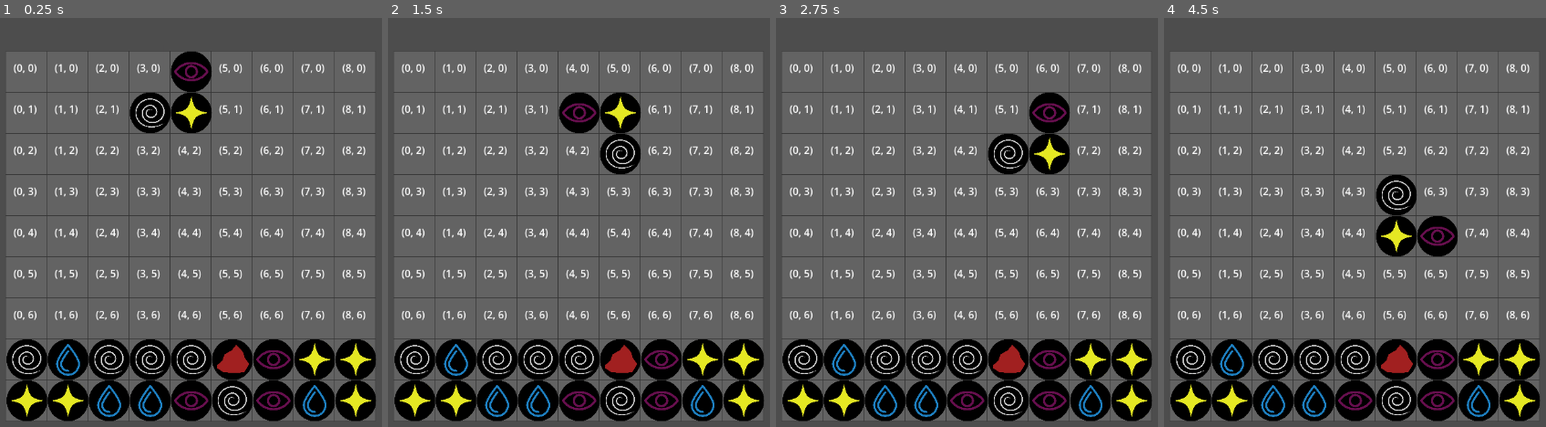
Above: before the commit, frames 1-4 (left to right).
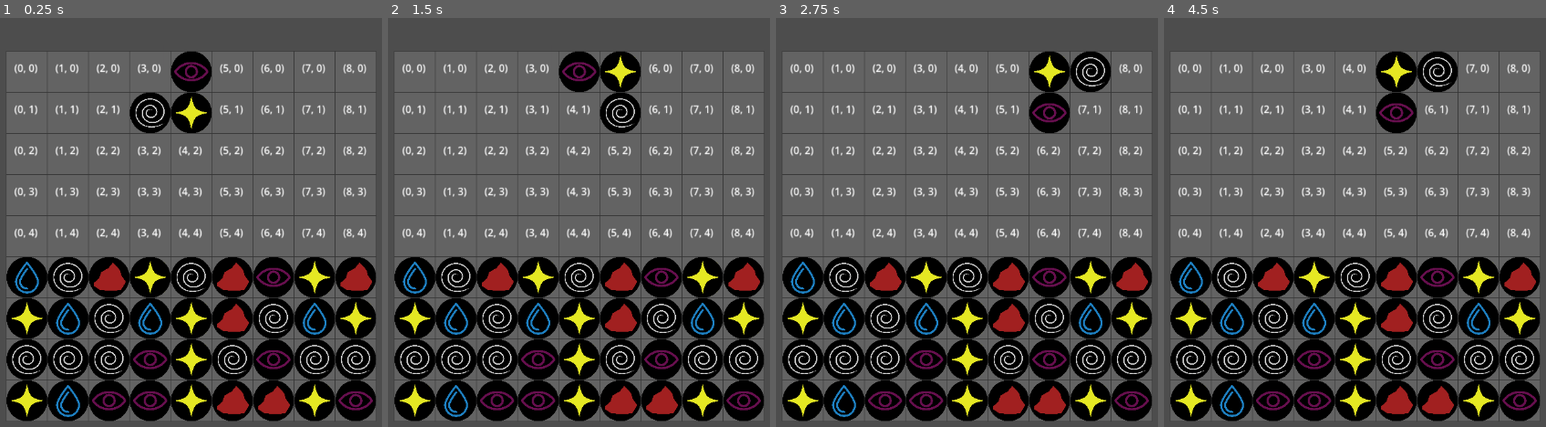
Above: after the commit, the same moments.

Repository: Jose-YP/PuzzlePrototype
Game: Godot game, scene res://Scenes/Main.tscn
Same seed, same stepped clock (60 frames per second), same inputs: the game is played once before the commit and once after it.
Inputs:
- Up to frame 1 (0.25 s): no input
- Up to frame 2 (1.5 s): tap Enter (ui_accept) at 0.5, 0.6, 0.77, 1.07, 1.35 s; hold Right (ui_right) 0.53-1.28 s; hold Down (ui_down) from 1.28 s (still down)
- Up to frame 3 (2.75 s): tap Enter (ui_accept) at 1.52, 1.82, 2.1 s; release Down (ui_down) at 2.03 s; hold Right (ui_right) from 2.03 s (still down)
- Up to frame 4 (4.5 s): tap Enter (ui_accept) at 2.75, 2.85, 3.02, 3.32, 3.6, 3.77, 4.07, 4.35 s; release Right (ui_right) at 2.78 s; hold Up (ui_up) 2.78-3.53 s; hold Left (ui_left) from 3.53 s (still down); tap Escape (ui_cancel) at 4.15 s

The runs differ from the first frame. In frame 1, 24% of the frame differs, in the area x 1-99%, y 8-99%; in frame 2, 28%; in frame 3, 27%; in frame 4, 29%.

Commit message:
Moved grid drawing to another node

Diff:
--- /dev/null
+++ b/Code/Constants/GridBackground.gd
@@ -0,0 +1,26 @@
+extends Node2D
+
+#GRID SIZE, DIMENTIONS, SPACE SIZE AND STARTING POSITIONS (CODE AND IN-GAME)
+@onready var Board = $"../.."
+@onready var rules = Board.rules
+
+#Grid needed an offset and .8 scale to counteract grid
+func _draw() -> void:
+	#Make the grid from origin to end
+	#-offset/2 leads to the top left of every tile
+	var drawOrigin = rules.origin - rules.offset/2
+	var boardRect: Rect2 = Rect2(drawOrigin,Vector2(rules.offset.x * rules.width,rules.offset.y * rules.height))
+	draw_rect(boardRect, Color(0.389, 0.389, 0.389))
+
+	for i in rules.width:
+		for j in rules.height:
+			var pos: Vector2 = Vector2(i,j)
+			var rectOrigin:Vector2 = Board.grid_to_pixel(pos) - rules.offset/2
+			var tileRect: Rect2 = Rect2(rectOrigin, rules.offset)
+
+			draw_rect(tileRect, Color(0.208, 0.208, 0.208, 0.706), false, 1.5)
+
+			#DEBUG DRAW
+			var debugPos: Vector2 = Board.grid_to_pixel(pos)
+			debugPos.x -= 20
+			draw_string(ThemeDB.fallback_font, debugPos, str(pos))
--- a/Code/Scenes/Board.gd
+++ b/Code/Scenes/Board.gd
@@ -5,21 +5,7 @@
 
 #EXPORT VARIABLES
 #GRID SIZE, DIMENTIONS, SPACE SIZE AND STARTING POSITIONS (CODE AND IN-GAME)
-@export_category("Grid")
-@export_range(6,15) var width: int = 9
-@export_range(6,15) var height: int = 9 #row 0, 1 and 2 are fail state rows
-@export var offset: Vector2 = Vector2(65,65)
-@export var origin: Vector2 = Vector2(200, 85)
-@export var start_pos: Vector2 = Vector2(4,1)
-@export_category("Process Constants")
-@export_range(0,2) var gravity: float = 1
-@export_range(0,1) var soft_drop: float = 1
-@export_range(0,3) var fail_rows: int = 2
-@export_group("Debug")
-@export var gravity_on: bool = false
-@export_range(0,9) var grid_fill: int = 4
-@export var column_fill: Vector2 = Vector2(3,4)
-@export var overhang_dimentions: Vector2 = Vector2(4,2)
+@export var rules: Rules
 
 #Variables
 var board: Array[Array]
@@ -30,8 +16,8 @@
 #______________________________
 func _ready() -> void:
 	#Make Timers function
-	$Timers/Gravity.set_wait_time(gravity)
-	$Timers/SoftDrop.set_wait_time(soft_drop)
+	$Timers/Gravity.set_wait_time(rules.gravity)
+	$Timers/SoftDrop.set_wait_time(rules.soft_drop)
 	$Timers/Grounded.set_paused(false)
 	$Timers/SoftDrop.set_paused(false)
 	$Timers/Gravity.set_paused(false)
@@ -44,43 +30,23 @@
 func make_grid() -> Array[Array]:
 	var array: Array[Array] = []
 
-	for i in width:
+	for i in rules.width:
 		array.append([])
-		for j in height:
+		for j in rules.height:
 			array[i].append(null)
 
 	return array
-
-func _draw() -> void:
-	#Make the grid from origin to end
-	#-offset/2 leads to the top left of every tile
-	var drawOrigin = origin - offset/2
-	var boardRect: Rect2 = Rect2(drawOrigin,Vector2(offset.x * width,offset.y * height))
-	draw_rect(boardRect, Color(0.389, 0.389, 0.389))
-
-	for i in width:
-		for j in height:
-			var pos: Vector2 = Vector2(i,j)
-			var rectOrigin:Vector2 = grid_to_pixel(pos) - offset/2
-			var tileRect: Rect2 = Rect2(rectOrigin, offset)
-
-			draw_rect(tileRect, Color(0.208, 0.208, 0.208, 0.706), false, 1.5)
-
-			#DEBUG DRAW
-			var debugPos: Vector2 = grid_to_pixel(pos)
-			debugPos.x -= 20
-			draw_string(ThemeDB.fallback_font, debugPos, str(pos))
 
 #Array order goes [anchor, clockwise, ccw]
 func spawn_piece() -> void:
 	currentPiece = fullPiece.instantiate()
 	$Grid.add_child(currentPiece)
-	currentPiece.gridPos[0] = start_pos
-
-	board[start_pos.x][start_pos.y] = currentPiece.pieces[0]
-	currentPiece.rot.global_position = grid_to_pixel(start_pos)
-
-	full_piece_rotation(start_pos)
+	currentPiece.gridPos[0] = rules.start_pos
+
+	board[rules.start_pos.x][rules.start_pos.y] = currentPiece.pieces[0]
+	currentPiece.rot.global_position = grid_to_pixel(rules.start_pos)
+
+	full_piece_rotation(rules.start_pos)
 	currentPiece.sync_position()
 
 #______________________________
@@ -128,11 +94,19 @@
 func move_piece(ammount, direction = "X") -> void:
 	for i in range(currentPiece.gridPos.size()):
 		var pos: Vector2 = currentPiece.gridPos[i]
-		board[pos.x][pos.y] = null
+		var check = board[pos.x][pos.y]
+		#Only clear own piece
+		if check == currentPiece.pieces[i]:
+			check = null
+
+		#move piece
 		if direction == "X":
 			pos.x += ammount
 		else:
 			pos.y += ammount
+
+		#Keep board pos.x.y since thats new location of piece
+		#Update visual and coded grid position
 		currentPiece.gridPos[i] = pos
 		board[pos.x][pos.y] = currentPiece.pieces[i]
 		currentPiece.positions[i].global_position = grid_to_pixel(pos)
@@ -178,15 +152,15 @@
 #______________________________
 #Turn computer positions into visual positions
 func grid_to_pixel(gridPos: Vector2) -> Vector2:
-	var Xnew: float = origin.x + offset.x * gridPos.x
-	var Ynew: float = origin.y + offset.y * gridPos.y
+	var Xnew: float = rules.origin.x + rules.offset.x * gridPos.x
+	var Ynew: float = rules.origin.y + rules.offset.y * gridPos.y
 
 	return Vector2(Xnew, Ynew)
 
 #Turn visual positions into computer positions
 func pixel_to_grid(piece) -> Vector2:
-	var Xnew: int = round((piece.global_position.x - origin.x) / offset.x)
-	var Ynew: int = round((piece.global_position.y - origin.y) / offset.y)
+	var Xnew: int = round((piece.global_position.x - rules.origin.x) / rules.offset.x)
+	var Ynew: int = round((piece.global_position.y - rules.origin.y) / rules.offset.y)
 
 	#print("Global: ",piece.global_position.x, " Start const: ", start_pos.x,
 	#"Global: ",piece.global_position.y, " Start const: ", start_pos.y)
@@ -219,22 +193,23 @@
 				if newPos.x - 1 < 0: return false
 				else: newPos.x -= 1
 			"Right":
-				if newPos.x + 1 > width - 1: return false
+				if newPos.x + 1 > rules.width - 1: return false
 				else: newPos.x += 1
 			"Down":
-				if newPos.y + 1 > height - 1: return false
+				if newPos.y + 1 > rules.height - 1:
+					print("Hit Floor")
+					return false
 				else: newPos.y += 1
 			"Up":
 				if newPos.y - 1 < 0: return false
 				else: newPos.y -= 1
 
 		var piece = board[newPos.x][newPos.y]
-		if piece != null:
-			print(piece)
-			print(piece.currentType, newPos, currentPiece.in_full_piece(piece))
-		else:
-			print(newPos, null, " bellow!")
+		print(piece)
 		if piece != null and not currentPiece.in_full_piece(piece):
+			display_board()
+			print("Found ", piece.currentType, " in ", newPos, " bellow ",
+			currentPiece.pieces[i].currentType, currentPiece.gridPos[i])
 			return false
 		else:
 			print(piece != null, not currentPiece.in_full_piece(piece))
@@ -255,14 +230,14 @@
 				return false
 		90.0:
 			if ((direction == "CCW" and pos.x - 1 < 0) or
-			(direction != "CCW" and pos.y + 1 > height - 1)):
+			(direction != "CCW" and pos.y + 1 > rules.height - 1)):
 				return false
 		180.0:
-			if ((direction == "CCW" and pos.y + 1 > height - 1)
-			or (direction != "CCW" and pos.x + 1 > width - 1)):
+			if ((direction == "CCW" and pos.y + 1 > rules.height - 1)
+			or (direction != "CCW" and pos.x + 1 > rules.width - 1)):
 				return false
 		270.0:
-			if ((direction == "CCW" and pos.x + 1 > width - 1)
+			if ((direction == "CCW" and pos.x + 1 > rules.width - 1)
 			or (direction != "CCW" and pos.y - 1 < 0)):
 				return false
 
@@ -278,12 +253,17 @@
 	pass # Replace with function body.
 
 func _on_gravity_timeout():
-	if gravity_on:
+	if rules.gravity_on:
 		if not can_move("Down"):
+			for i in range(currentPiece.pieces.size()):
+				var orgPos = find_piece(currentPiece.pieces[i])
+				board[orgPos.x][orgPos.y] = null
+				var pos = currentPiece.gridPos[i]
+				board[pos.x][pos.y] = currentPiece.pieces[i]
+			print("Placed at: ", currentPiece.gridPos)
 			currentPiece.currentState = currentPiece.STATE.PLACED
 			currentPiece = null
 			spawn_piece()
-			display_board()
 
 		else:
 			move_piece(1, "Y")
@@ -293,17 +273,17 @@
 #DEBUG
 #______________________________
 func fill_board() -> void:
-	for i in width:
-		for j in grid_fill:
-			if (height-j-1) <= fail_rows:
+	for i in rules.width:
+		for j in rules.grid_fill:
+			if (rules.height-j-1) <= rules.fail_rows:
 				continue
 			var piece = Globals.piece.instantiate()
 			$Grid.add_child(piece)
 			#let the piece fall into pixel position
 			#I like how it starts lol
-			piece.global_position = grid_to_pixel(Vector2(i,height-j-1))
+			piece.global_position = grid_to_pixel(Vector2(i,rules.height-j-1))
 			#Give the piece it's grid position
-			board[i][height-j-1] = piece
+			board[i][rules.height-j-1] = piece
 
 func fill_column() -> void:
 	pass
@@ -312,17 +292,17 @@
 	pass
 
 func find_piece(piece) -> Vector2:
-	for i in width:
-		for j in height:
+	for i in rules.width:
+		for j in rules.height:
 			if board[i][j] == piece:
 				return Vector2(i,j)
 
 	return Vector2(-1,-1)
 
 func display_board() -> void:
-	for j in height:
+	for j in rules.height:
 		var debugString: String
-		for i in width:
+		for i in rules.width:
 			if board[i][j] != null:
 				debugString = str(debugString, board[i][j].currentType)
 			else:
--- /dev/null
+++ b/Resources/Basic Rules.tres
@@ -0,0 +1,18 @@
+[gd_resource type="Resource" script_class="Rules" load_steps=2 format=3 uid="uid://f365vj7wr28e"]
+
+[ext_resource type="Script" path="res://Resources/RuleMaker.gd" id="1_lny4s"]
+
+[resource]
+script = ExtResource("1_lny4s")
+width = 9
+height = 9
+offset = Vector2(65, 65)
+origin = Vector2(200, 85)
+start_pos = Vector2(4, 1)
+gravity = 1.0
+soft_drop = 1.0
+fail_rows = 2
+gravity_on = false
+grid_fill = 4
+column_fill = Vector2(3, 4)
+overhang_dimentions = Vector2(4, 2)
--- /dev/null
+++ b/Resources/RuleMaker.gd
@@ -0,0 +1,18 @@
+extends Resource
+class_name Rules
+
+@export_category("Grid")
+@export_range(6,15) var width: int = 9
+@export_range(6,15) var height: int = 9 #row 0, 1 and 2 are fail state rows
+@export var offset: Vector2 = Vector2(65,65)
+@export var origin: Vector2 = Vector2(200, 85)
+@export var start_pos: Vector2 = Vector2(4,1)
+@export_category("Process Constants")
+@export_range(0,2) var gravity: float = 1
+@export_range(0,1) var soft_drop: float = 1
+@export_range(0,3) var fail_rows: int = 2
+@export_group("Debug")
+@export var gravity_on: bool = true
+@export_range(0,9) var grid_fill: int = 4
+@export var column_fill: Vector2 = Vector2(3,4)
+@export var overhang_dimentions: Vector2 = Vector2(4,2)
--- a/Scenes/Main.tscn
+++ b/Scenes/Main.tscn
@@ -1,16 +1,21 @@
-[gd_scene load_steps=2 format=3 uid="uid://boo2wissxvyly"]
+[gd_scene load_steps=4 format=3 uid="uid://boo2wissxvyly"]
 
 [ext_resource type="Script" path="res://Code/Scenes/Board.gd" id="1_wufa0"]
+[ext_resource type="Resource" uid="uid://f365vj7wr28e" path="res://Resources/Basic Rules.tres" id="2_71wbc"]
+[ext_resource type="Script" path="res://Code/Constants/GridBackground.gd" id="2_jsmj8"]
 
 [node name="Main" type="Node2D"]
 script = ExtResource("1_wufa0")
-soft_drop = 0.5
-gravity_on = true
-grid_fill = 2
+rules = ExtResource("2_71wbc")
 
 [node name="Grid" type="Node2D" parent="."]
 position = Vector2(-20, -61)
 scale = Vector2(1.25, 1.25)
+
+[node name="GridBackground" type="Node2D" parent="Grid"]
+position = Vector2(17, 49)
+scale = Vector2(0.8, 0.8)
+script = ExtResource("2_jsmj8")
 
 [node name="Timers" type="Node" parent="."]
 
